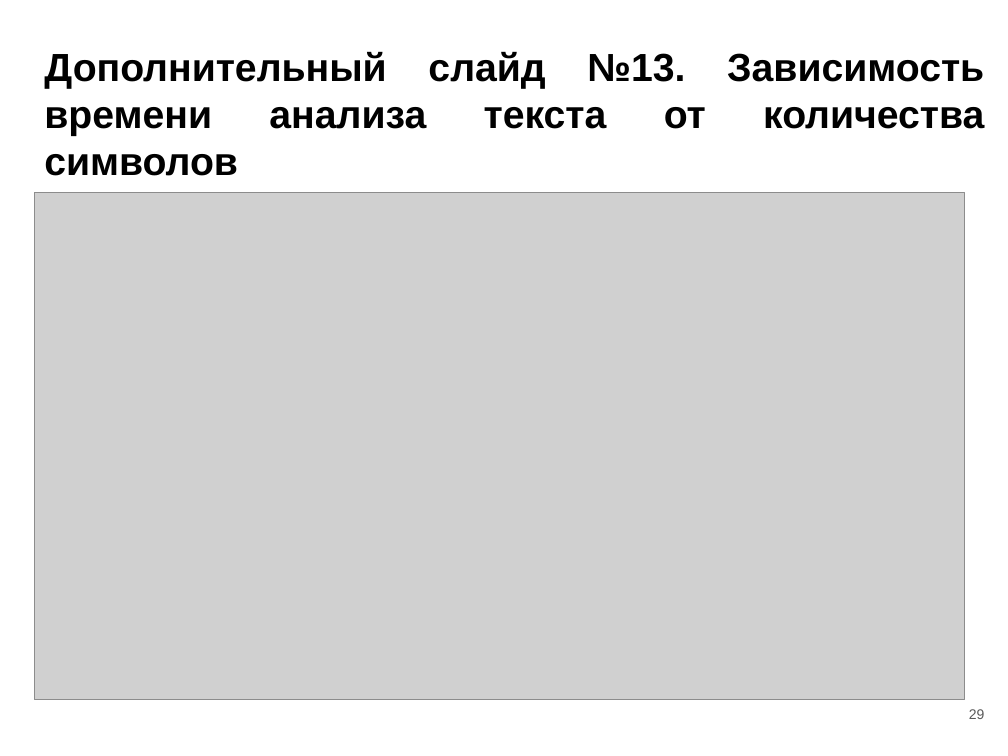
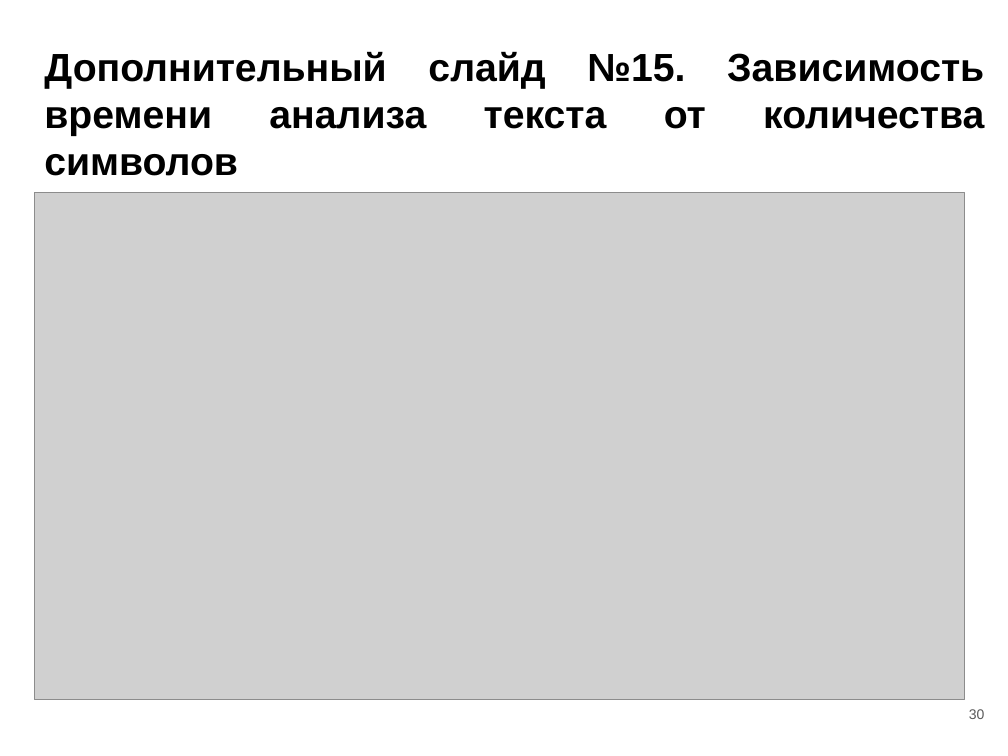
Before and after one commit to OSLL/sw-auto, a slide deck: slide 30 of paper_work/masters thesis/msc_slides.pptx (slide 29 before the commit). Drawn at 1008x756 pixels with LibreOffice and Linux fonts; fonts in the diff are those of the drawing; grey boxes stand for pictures. Boxes give left, top, right and bottom in pixels: in the first picture for what was removed or moved away, otherwise in the second. Text is boxed around its words. In the diff, an @@ line names an element or a change of style, - is before the commit and + after.

```diff
--- a/paper_work/masters thesis/msc_slides.pptx
+++ b/paper_work/masters thesis/msc_slides.pptx
@@ title at [44, 51, 984, 176]: text changed @@
-Дополнительный слайд №13. Зависимость времени анализа текста от количества символов
+Дополнительный слайд №15. Зависимость времени анализа текста от количества символов
@@ page number at [969, 709, 985, 719]: text changed @@
-29
+30
```
Also in this commit, not shown: 20 other slides changed, 5 slides added, 4 slides removed, 1 other file.
